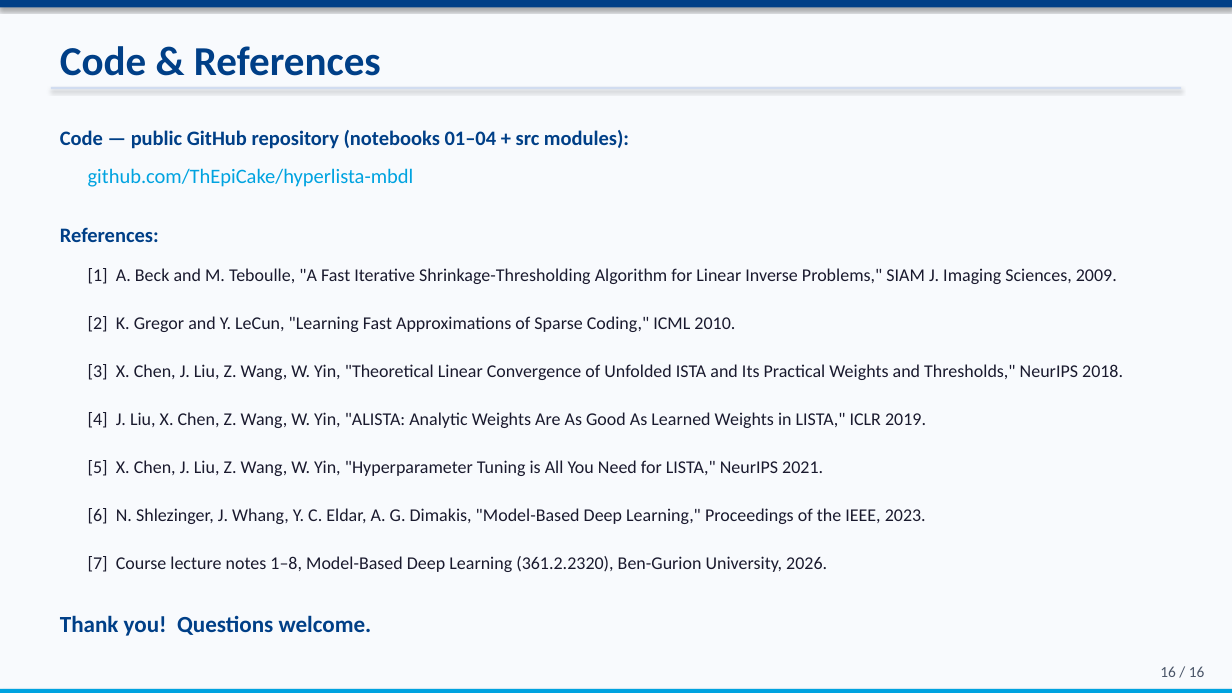
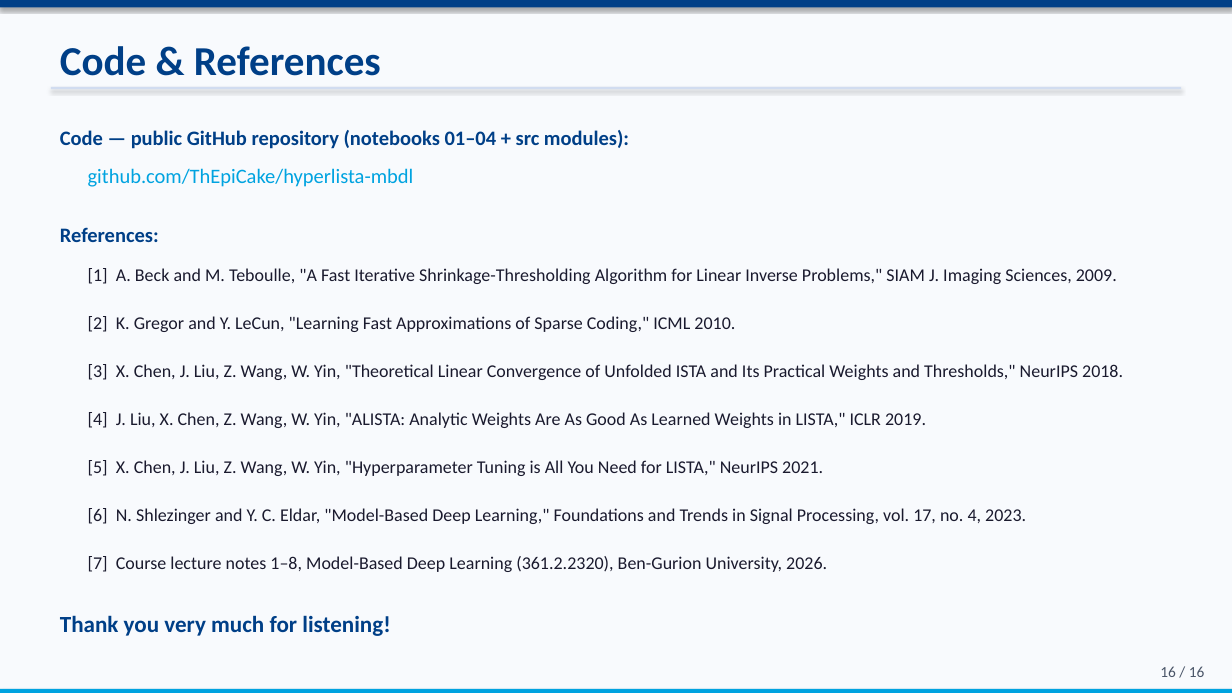
Before and after one commit to ThEpiCake/hyperlista-mbdl, a slide deck: slide 16 of presentation/MBDL_Seminar_Final.pptx. Drawn at 1232x693 pixels with LibreOffice and Linux fonts; fonts in the diff are those of the drawing. Boxes give left, top, right and bottom in pixels: in the first picture for what was removed or moved away, otherwise in the second. Text is boxed around its words. In the diff, an @@ line names an element or a change of style, - is before the commit and + after.

```diff
--- a/presentation/MBDL_Seminar_Final.pptx
+++ b/presentation/MBDL_Seminar_Final.pptx
@@ text at <box>88,508,1026,524</box>: text changed @@
-[6] N. Shlezinger, J. Whang, Y. C. Eldar, A. G. Dimakis, "Model-Based Deep Learning," Proceedings of the IEEE, 2023.
+[6] N. Shlezinger and Y. C. Eldar, "Model-Based Deep Learning," Foundations and Trends in Signal Processing, vol. 17, no. 4, 2023.
@@ text at <box>60,615,390,636</box>: text changed @@
-Thank you! Questions welcome.
+Thank you very much for listening!
```
Also in this commit, not shown: 9 other files.
